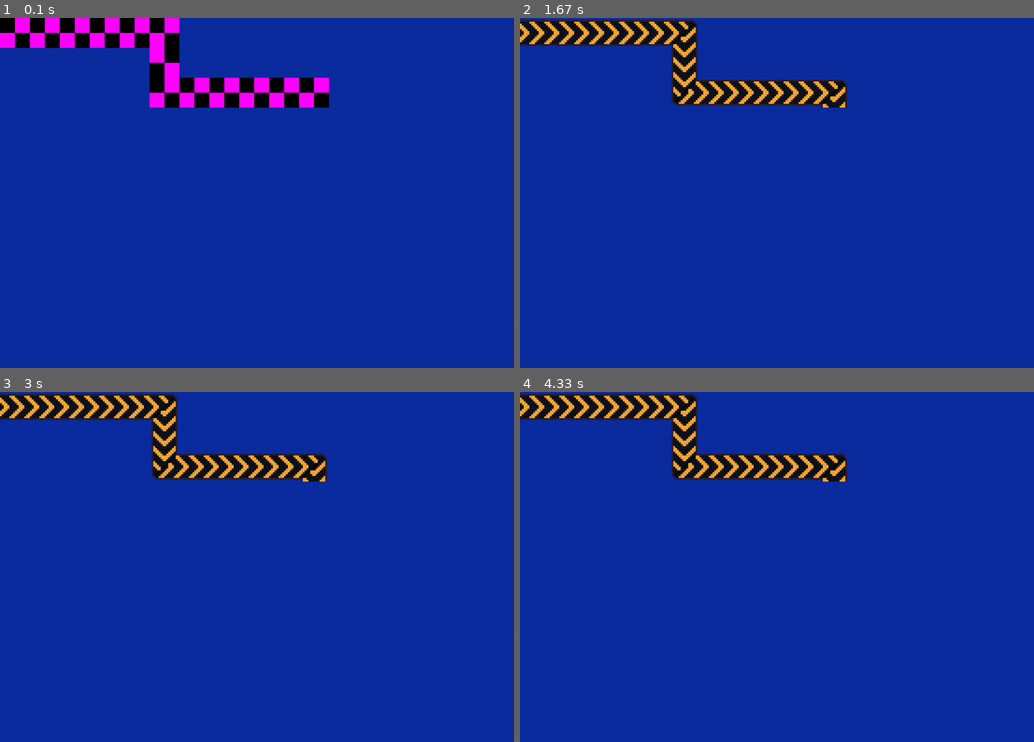
Above: before the commit, frames 1-4 (two rows, left to right).
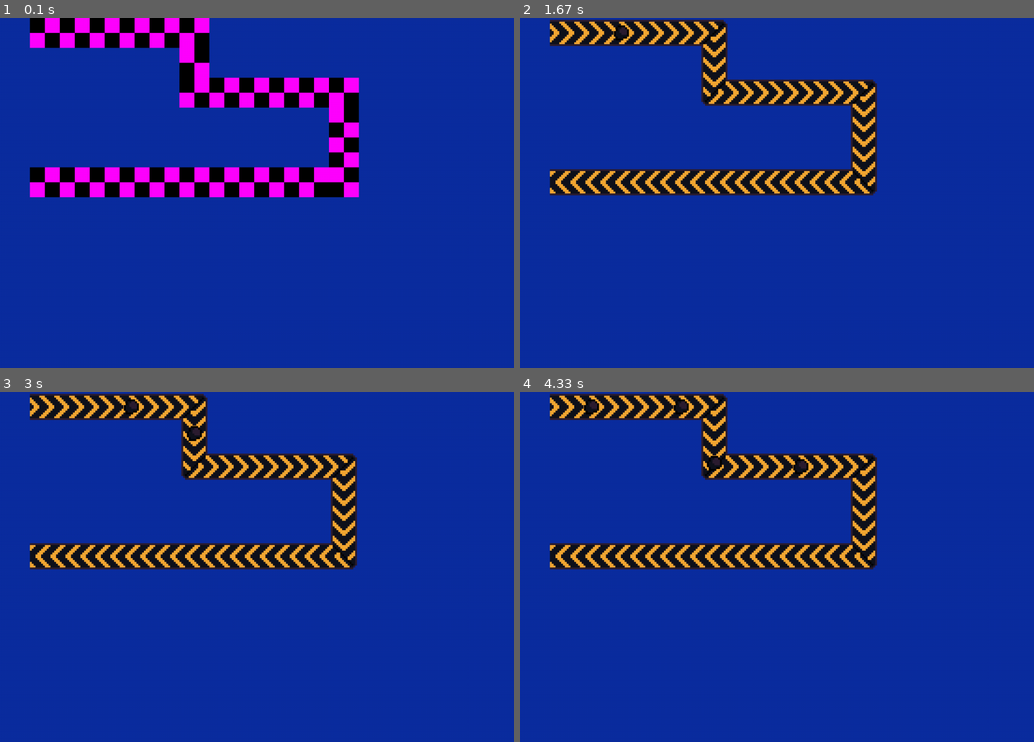
Above: after the commit, the same moments.

Repository: fijianfugufish/factory-game
Game: pygame game, started from main.pyw
Two runs of this game, one before a commit and one after it. Both use one fixed random seed, a clock stepped at 60 frames per second and the inputs below.
Inputs:
- Up to frame 1 (0.1 s): no input
- Up to frame 2 (1.67 s): no input
- Up to frame 3 (3 s): no input
- Up to frame 4 (4.33 s): no input

The runs differ from the first frame. In frame 1, 9.6% of the frame differs, in the area x 0-70%, y 0-52%; in frame 2, 8.8%; in frame 3, 8.8%; in frame 4, 9.0%.

Commit message:
added item rendering

Diff:
--- a/factory.py
+++ b/factory.py
@@ -59,6 +59,7 @@
     initialDirection: Directions = Directions.North
     finalDirection: Directions = Directions.South
     items: list[list[Items | float]] = field(default_factory = list)
+    itemids: list[int] = field(default_factory = list)
     id: int = 0
     # input: int | None   <- perhaps unnecessary?
     # output: int | None  <-
@@ -214,7 +215,7 @@
         cumulativeLength = 0
 
         for i, turn in enumerate(transport.turns):
-            prevTurnPos = transport.turns[i - 1][0] if i > 0 else (0, 0)
+            prevTurnPos = transport.turns[i - 1][0] if i > 0 else transport.turns[i][0]
             turnPos = turn[0]
 
             dx = abs(turnPos[0] - prevTurnPos[0])
@@ -225,6 +226,26 @@
         length = cumulativeLength * 2 + 2
 
         return length if length > 2 else 2
+
+    def calculateKeyPointsItemIsBetween(self, transportid: int, itemPos: float) -> tuple[tuple[int, int], tuple[int, int], int]:
+        """returns the key points in world pos an item on a given transport would be between"""
+
+        transport = self.transports[transportid]
+
+        cumulativeLength = 0
+
+        for i, turn in enumerate(transport.turns):
+            prevTurnPos = transport.turns[i - 1][0] if i > 0 else transport.turns[i][0]
+            turnPos = turn[0]
+
+            dx = abs(turnPos[0] - prevTurnPos[0])
+            dy = abs(turnPos[1] - prevTurnPos[1])
+
+            cumulativeLength += dx + dy
+
+            if cumulativeLength > itemPos: break
+
+        return (prevTurnPos, turnPos, cumulativeLength - dx - dy)
 
     def addTransportTurn(self, transportid: int, turn: list[tuple[int, int] | Directions]):
         transport = self.transports[transportid]
@@ -284,8 +305,6 @@
                     itemsToRemove = totalItems - producer.maxItems
                     producer.inventory[producer.material] -= itemsToRemove
 
-            print(f"{producer.material.name} produced")
-
             producer.progress = 0
 
     def _stepMachines(self, dt):
@@ -313,8 +332,6 @@
 
                 # add result to output inventory
                 machine.output_inventory[result[0]] = machine.output_inventory.get(result[0], 0) + result[1]
-
-                print(f"{result[0].name} made")
 
                 machine.progress = 0
 
@@ -354,6 +371,9 @@
 
                         # transfer to transport at position 0
                         transport.items.append([itemToTransfer, 0])
+                        # id item
+                        transport.itemids.append(self.nextid)
+                        self.nextid += 1
 
         # resolve machine i/o
         for id, machine in self.machines.items():
@@ -373,6 +393,9 @@
 
                     # transfer to transport at position 0
                     transport.items.append([itemToTransfer, 0])
+                    # id item
+                    transport.itemids.append(self.nextid)
+                    self.nextid += 1
 
             if machine.input and machine.currentRecipe:
                 for input in machine.input:
@@ -395,6 +418,7 @@
 
                         # remove last item from transport
                         del transport.items[0]
+                        del transport.itemids[0]
 
                         # add item into the machine
                         machine.input_inventory[itemToTransport] = machine.input_inventory.get(itemToTransport, 0) + 1
@@ -418,6 +442,9 @@
 
                         # transfer to transport at position 0
                         transport.items.append([itemToTransfer, 0])
+                        # id item
+                        transport.itemids.append(self.nextid)
+                        self.nextid += 1
 
             if inventory.input:
                 for input in inventory.input:
@@ -435,11 +462,10 @@
 
                         # remove last item from transport
                         del transport.items[0]
+                        del transport.itemids[0]
 
                         # add item into the machine
                         inventory.inventory[itemToTransport] = inventory.inventory.get(itemToTransport, 0) + 1
-
-                        print(f"{itemToTransport.name} recieved")
 
     def step(self, dt: float):
         """main factory update function"""
@@ -448,3 +474,6 @@
         self._stepMachines(dt)
         self._stepTransports(dt)
         self._stepConnections()
+
+        # todo fix known edgecases
+        # conveyor cannot loop into itself
--- a/main.pyw
+++ b/main.pyw
@@ -12,6 +12,12 @@
 
 ConveyorStraightFrames = [image.load(f"Images/Conveyorbelt/ConveyorStraight/ConveyorStraight{i}.png").convert_alpha() for i in range(1, 9)]
 ConveyorTurnFrames =     [image.load(f"Images/Conveyorbelt/ConveyorTurn/ConveyorTurn{i}.png").convert_alpha() for i in range(1, 9)]
+
+CoalSprite = image.load(f"Images/Ore/Coal.png").convert_alpha()
+
+visibleTransports: list[fac.Transport] = []
+visibleItems: dict[int, "Item"] = {}
+uniqueids: list[int] = []
 
 class Drill(pygameui.AnimatableSprite):
     def __init__(self, x, y, id, worldPos, **kwargs):
@@ -37,6 +43,9 @@
         self.worldPos = worldPos
         self.significant = False
 
+        visibleTransports.append(self)
+        if self.id not in uniqueids: uniqueids.append(self.id)
+
 class Furnace(pygameui.Sprite):
     def __init__(self, x, y, id, worldPos, **kwargs):
         super().__init__(x, y, w = 2 * 64, h = 2 * 64, **kwargs)
@@ -59,24 +68,27 @@
     def __init__(self, x, y, item, **kwargs):
         super().__init__(x, y, w = 0.5 * 64, h = 0.5 * 64, **kwargs)
 
-        #self.addAnimation("move", *ConveyorStraightFrames)
+        self.image = CoalSprite
+
         self.item = item
 
+def lerp(start, end, t):
+    return start + (end - start) * t
+
 def worldToSreen(worldPos):
-    return worldPos[0] * 64, worldPos[1] * 64,
+    return (worldPos[0] * 64, worldPos[1] * 64) #todo use player location to convert properly to screen space
 
 def decodeFactoryComponent(factory: fac.Factory, id):
     # component to decode is a transport type
-
-    # bent transports bend right, they nust be flipped if they turn left
-    leftTurns = {
-        (fac.Directions.North, fac.Directions.West),
-        (fac.Directions.West,  fac.Directions.South),
-        (fac.Directions.South, fac.Directions.East),
-        (fac.Directions.East,  fac.Directions.North),
-    }
-
     if id in factory.transports:
+        # bent transports bend right, they must be flipped if they turn left
+        leftTurns = {
+            (fac.Directions.North, fac.Directions.West),
+            (fac.Directions.West,  fac.Directions.South),
+            (fac.Directions.South, fac.Directions.East),
+            (fac.Directions.East,  fac.Directions.North),
+        }
+
         transport = factory.transports[id]
 
         previousPos = (0, 0)
@@ -116,6 +128,8 @@
             if transport.type == "ConveyorBelt":
                 position = worldToSreen(turnPos)
 
+                #todo dont render if offcreen
+
                 # check if first or last transport should bend
                 if bent is not None:
                     conveyor = ConveyorBelt(position[0], position[1], id, turnPos, bent = bent)
@@ -151,6 +165,8 @@
 
                 screenPos = worldToSreen(pos)
 
+                #todo dont render if offcreen
+
                 # make sure transport is a known type
                 if transport.type == "ConveyorBelt":
                     conveyor = ConveyorBelt(screenPos[0], screenPos[1], id, pos)
@@ -161,6 +177,50 @@
             previousDirection = turnDir
             previousPos = turnPos
 
+def renderVisibleItems(factory: fac.Factory):
+    global nextVisibleItemid
+
+    # render items on conveyorbelts, ensuring only transports whose id is unique has their items rendered
+    # this avoids unnecessary multi-rendering
+    for transport in [transp for transp in visibleTransports if transp.id in uniqueids]:
+        # change reference of transport from the sprite to the actual transport in the factory
+        transport = factory.transports[transport.id]
+        for i, item in enumerate(transport.items):
+            itemType = item[0]
+            itemPos = item[1]
+            itemid = transport.itemids[i]
+
+            # itemPos is recorded in 'transport space', distance along the trasport
+            # lerp between key points to translate it to world space
+
+            # find which two key points to lerp from
+            startPoint, endPoint, segmentStartDistance = factory.calculateKeyPointsItemIsBetween(transport.id, itemPos)
+
+            # find values for lerp
+            startx, starty = startPoint
+            endx, endy = endPoint
+            dx = endx - startx
+            dy = endy - starty
+
+            segmentLength = abs(dx) + abs(dy)
+
+            distanceIntoSegment = itemPos - segmentStartDistance
+
+            t = distanceIntoSegment / segmentLength
+
+            # get world pos from the lerp and offset it to center
+            itemPosWorld = (lerp(startx, endx, t) + 0.25, lerp(starty, endy, t) + 0.25)
+            itemPosScreen = worldToSreen(itemPosWorld)
+
+            #todo dont render if offcreen
+
+            # instantiate visible items if it doesnt already exist visually
+            if itemid not in visibleItems:
+                visibleItems[itemid] = Item(itemPosScreen[0], itemPosScreen[1], itemType)
+            else:
+                visibleItems[itemid].x = itemPosScreen[0]
+                visibleItems[itemid].y = itemPosScreen[1]
+
 def drawAll(window, dt):
     pygameui.UI.drawAll(window)
     pygameui.AnimatableSprite.updateAllAnimations(dt)
@@ -191,10 +251,12 @@
 
     mainFactory.updateInventory(box, inputids = [conveyor3])
 
-    mainFactory.addTransportTurn(conveyor1, [(0, 0), fac.Directions.East])
-    mainFactory.addTransportTurn(conveyor1, [(5, 0), fac.Directions.South])
-    mainFactory.addTransportTurn(conveyor1, [(5, 2), fac.Directions.East])
-    mainFactory.addTransportTurn(conveyor1, [(10, 2), fac.Directions.South])
+    mainFactory.addTransportTurn(conveyor1, [(1, 0), fac.Directions.East])
+    mainFactory.addTransportTurn(conveyor1, [(6, 0), fac.Directions.South])
+    mainFactory.addTransportTurn(conveyor1, [(6, 2), fac.Directions.East])
+    mainFactory.addTransportTurn(conveyor1, [(11, 2), fac.Directions.South])
+    mainFactory.addTransportTurn(conveyor1, [(11, 5), fac.Directions.West])
+    mainFactory.addTransportTurn(conveyor1, [(1, 5), fac.Directions.West])
 
     decodeFactoryComponent(mainFactory, conveyor1)
 
@@ -214,6 +276,8 @@
 
         mainFactory.step(dt)
 
+        renderVisibleItems(mainFactory)
+
         drawAll(window, dt)
 
         display.flip()
--- a/pygameui.py
+++ b/pygameui.py
@@ -210,7 +210,7 @@
 
         self.hidden = False
 
-        self.image = transform.scale(image.convert_alpha(), (w, h))
+        self._image = transform.scale(image.convert_alpha(), (w, h))
         self._OriginalImage = self.image
 
         self._surface = Surface((w, h))
@@ -252,6 +252,14 @@
         self.rect.h = value
         self.image = transform.scale(image.convert(), (self.w, self.h))
 
+    @property
+    def image(self):
+        return self._image
+
+    @image.setter
+    def image(self, value):
+        self._image = transform.scale(value.convert_alpha(), (self.w, self.h))
+
     def setFlipped(self, x = False, y = False):
         self.image = transform.flip(self._OriginalImage, x, y)
 
Binary file added: Images/Ore/Coal.png
Not shown, changed: .gitignore
